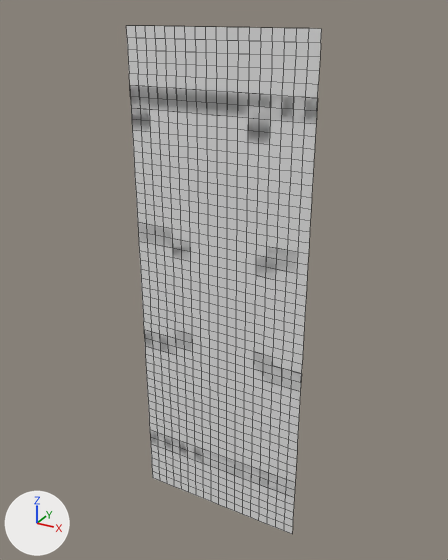
An edit to the OBJ model MardukGame/Assets/Tiled2Unity/Meshes/caveChunk4.obj, drawn before and after from the same camera.
Both versions are drawn from a 50 mm lens placed at (-277.0, -3020.0, -291.0), pointed at (-1980.0, 75.0, -1839.0). The lights are fixed; the arrows at lower left show +X, +Y and +Z. Mesh edges are drawn as thin lines. Where no turn or scale is listed for an object, it has been applied to the vertices.

Before the edit, the objects in view are built like this:
```python
me_cavechunk4 = bpy.data.meshes.new('caveChunk4')
me_cavechunk4.from_pydata(...)  # 969 vertices, 935 faces; spans x -2560.0..-1408.0, y 0.0, z -3584.0..-384.0
ob_cavechunk4 = bpy.data.objects.new('caveChunk4', me_cavechunk4)
ob_cavechunk4.location = (0.0, 0.0, 0.0)
```
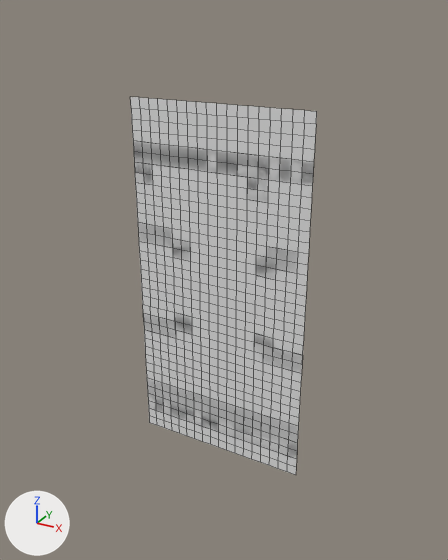
Where the change shows, as pixel boxes (x1, y1, x2, y2) in the pictures (448 x 560 px):
'caveChunk4', reshaped (26% shorter): before (126, 26, 322, 534); after (131, 97, 317, 475)
part 1 of me_cavechunk4, cut back: before (126, 26, 322, 145); after (133, 141, 314, 190)
part 2 of me_cavechunk4, cut back: before (145, 332, 301, 534); after (151, 313, 303, 459)

Patch to the scene script:
```diff
--- a/MardukGame/Assets/Tiled2Unity/Meshes/caveChunk4.obj.py
+++ b/MardukGame/Assets/Tiled2Unity/Meshes/caveChunk4.obj.py
@@ me_cavechunk4 @@
 # used by ob_cavechunk4; location = (0.0, 0.0, 0.0)
-me_cavechunk4.from_pydata(...)  # 969 vertices, 935 faces; spans x -2560.0..-1408.0, y 0.0, z -3584.0..-384.0
+me_cavechunk4.from_pydata(...)  # 703 vertices, 693 faces; spans x -2560.0..-1408.0, y 0.0, z -3072.0..-768.0
+# me_cavechunk4 part 1
+# 114 vertices are removed from x -2560.0..-1408.0, y 0.0, z -704.0..-384.0
+# 121 faces are deleted
+# 13 new faces join them
+# me_cavechunk4 part 2
+# 152 vertices are removed from x -2560.0..-1408.0, y 0.0, z -3584.0..-3136.0
+# 160 faces are deleted
+# 26 new faces join them
```
